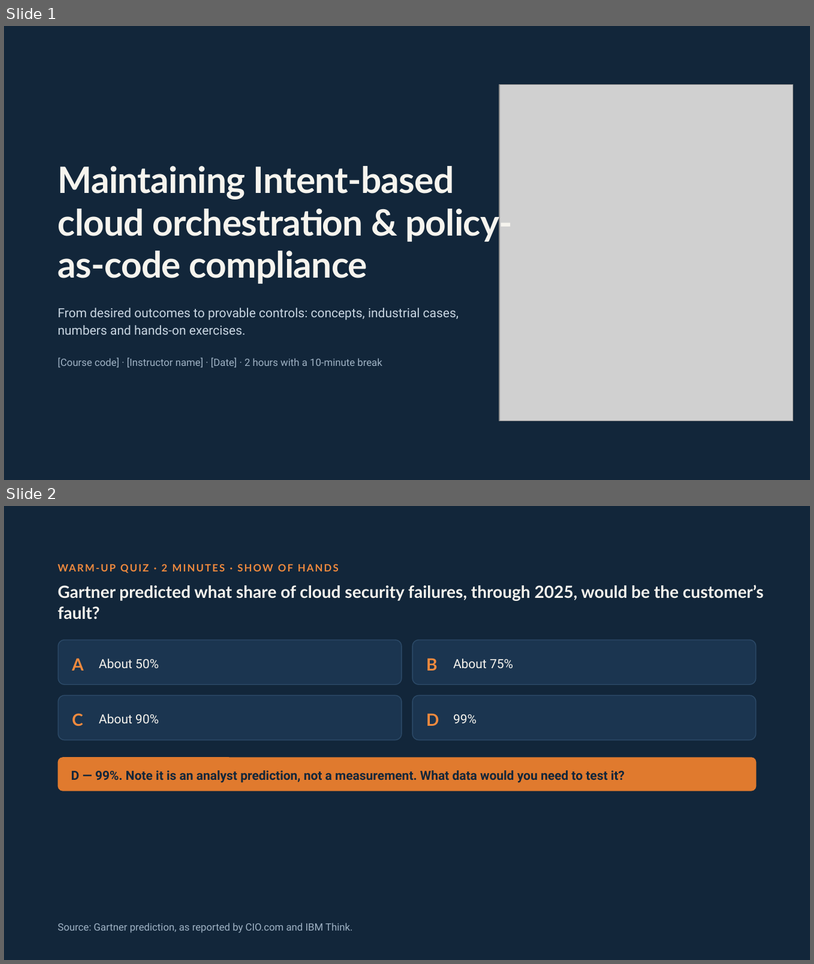
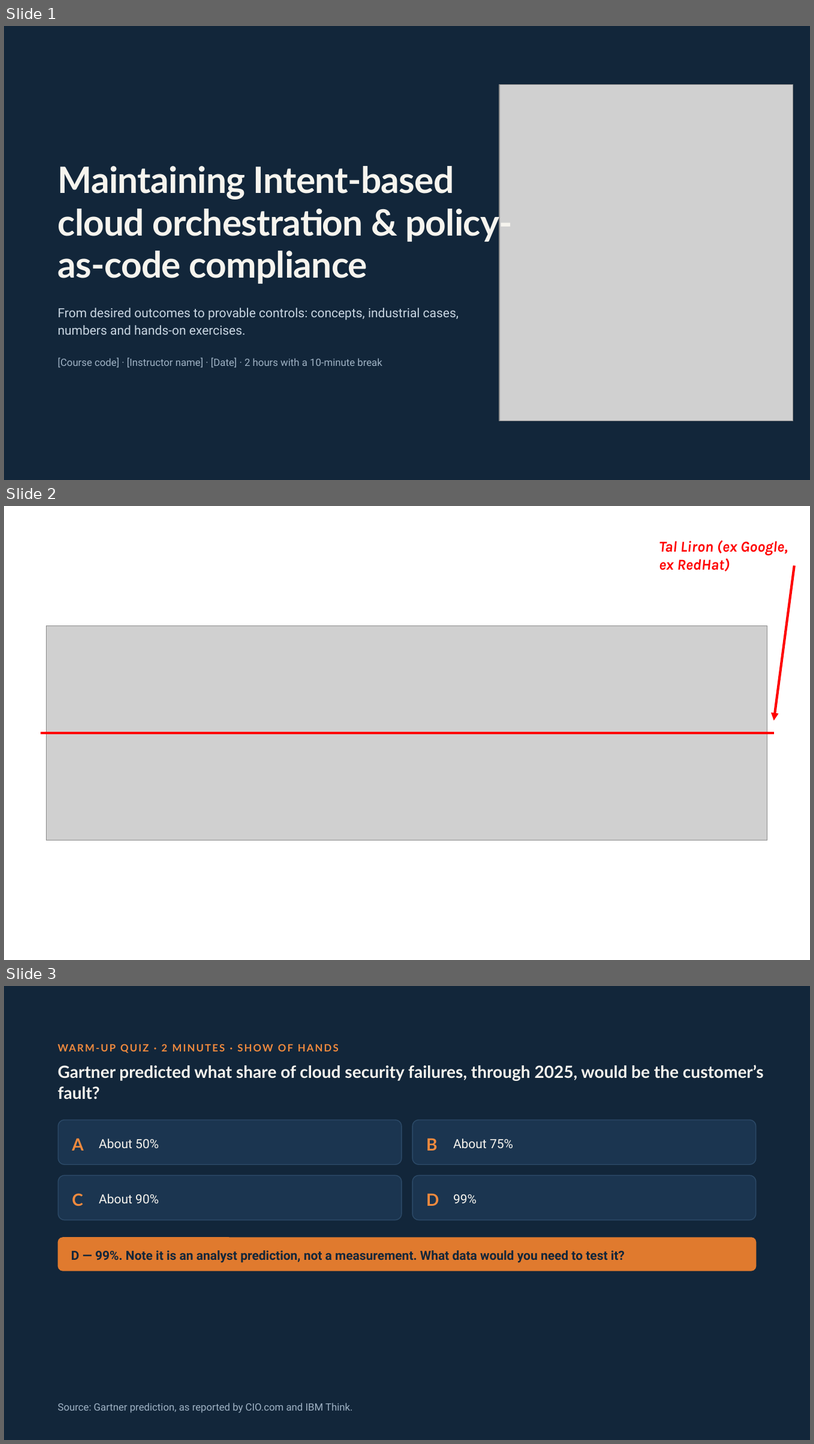
Before and after one commit to SannioEvolution/Material, a slide deck: 22 - Intent-Based Cloud Orchestration & Policy-as-Code for Compliance.pptx. Shown one above the other, each under a label of ours: slides 1 and 2 before the commit, slides 1, 2 and 3 after it. The pictures are 814x964 and 814x1444 pixels, drawn with LibreOffice and Linux fonts; fonts in the diff are those of the drawing; grey boxes stand for pictures. Boxes give left, top, right and bottom in pixels: in the first picture for what was removed or moved away, otherwise in the second. Text is boxed around its words. In the diff, an @@ line names an element or a change of style, - is before the commit and + after.

```diff
--- a/22 - Intent-Based Cloud Orchestration & Policy-as-Code for Compliance.pptx
+++ b/22 - Intent-Based Cloud Orchestration & Policy-as-Code for Compliance.pptx
@@ slide 2 added at bbox=[4, 506, 810, 960], background #FFFFFF @@
@@ text added at bbox=[659, 540, 788, 571], 18 pt, text #FF0000, bold, italic @@
+Tal Liron (ex Google,
+ex RedHat)
@@ arrow added from (795, 566) to (775, 720), #FF0000 3 pt @@
@@ picture added at bbox=[47, 626, 768, 841] @@
@@ line added from (40, 733) to (775, 733), #FF0000 3 pt @@
@@ what was slide 2 is now slide 3 @@
```
